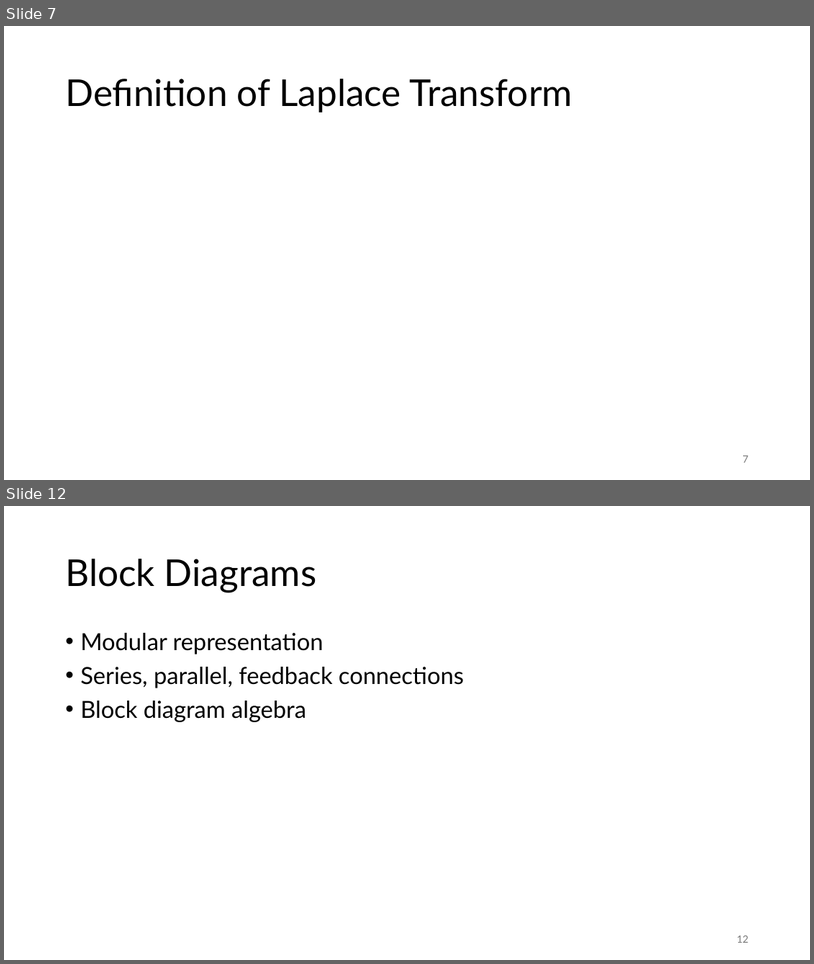
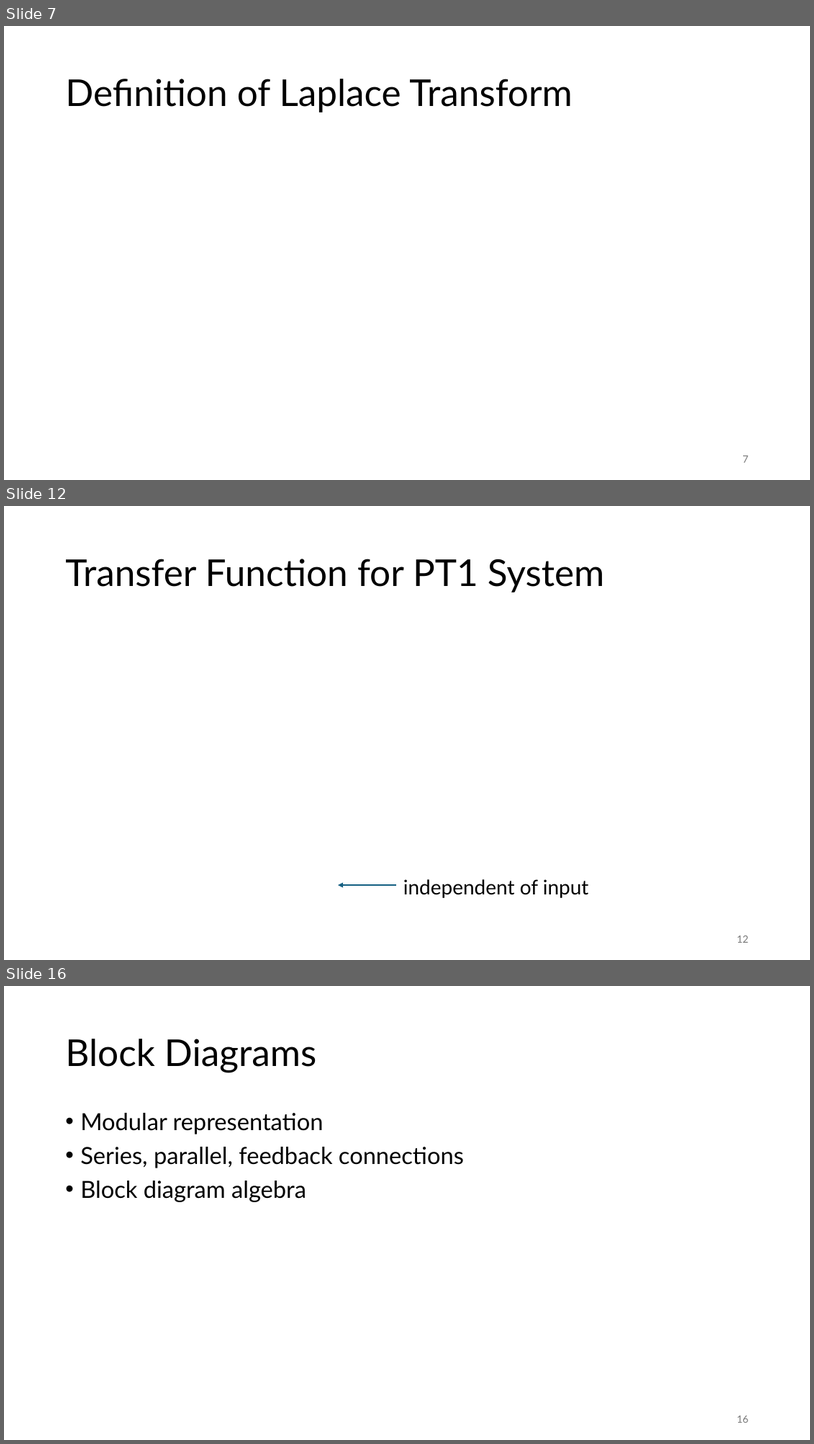
Before and after one commit to FelixWick/control_engineering, a slide deck: slides/3_Laplace.pptx. Shown one above the other, each under a label of ours: slides 7 and 12 before the commit, slides 7, 12 and 16 after it; the slides between them are not shown. The pictures are 814x964 and 814x1444 pixels, drawn with LibreOffice and Linux fonts; fonts in the diff are those of the drawing; grey boxes stand for pictures. Boxes give left, top, right and bottom in pixels: in the first picture for what was removed or moved away, otherwise in the second. Text is boxed around its words. In the diff, an @@ line names an element or a change of style, - is before the commit and + after.

```diff
--- a/slides/3_Laplace.pptx
+++ b/slides/3_Laplace.pptx
@@ slide 12 added at [4, 506, 810, 960], background #FFFFFF @@
@@ title added at [65, 559, 604, 592], 44 pt, text #000000 @@
+Transfer Function for PT1 System
@@ arrow added from (396, 885) to (339, 885), #156082 1.5 pt @@
@@ text added at [404, 879, 589, 898], 24 pt, text #000000 @@
+independent of input
@@ page number added at [737, 935, 748, 942], 12 pt, text #797979 @@
+12
@@ what was slide 12 is now slide 16 @@
@@ page number at [737, 1415, 748, 1422]: text changed @@
-12
+16
```
Also in this commit, not shown: 4 slides changed, 3 other slides added.
